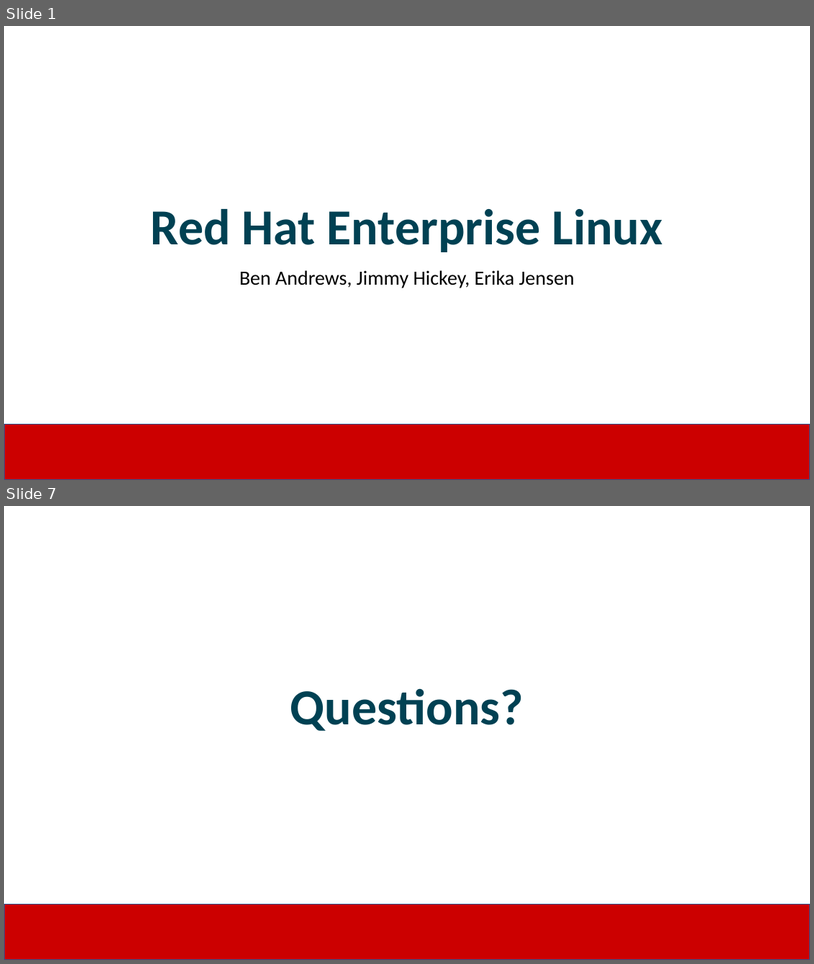
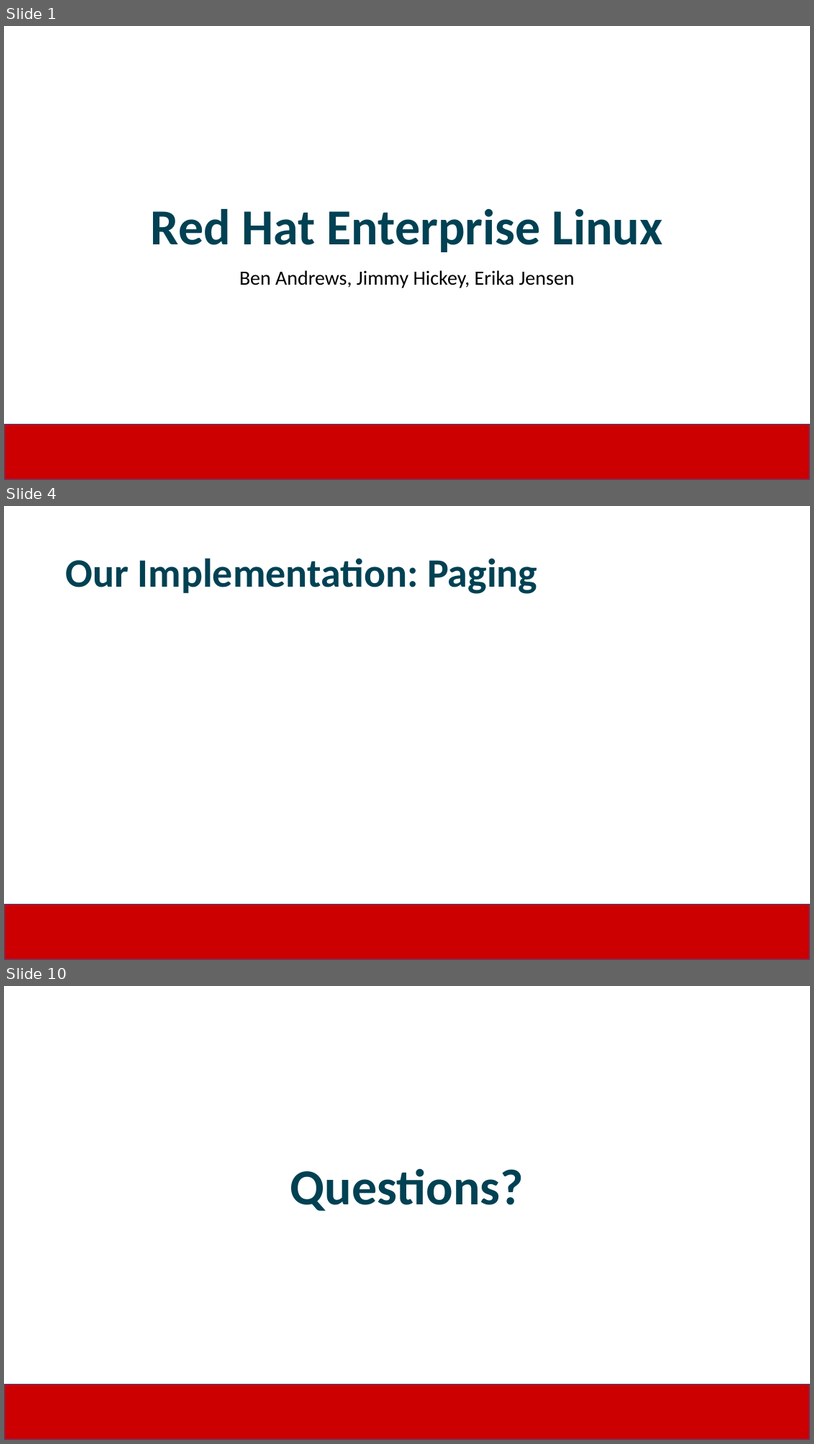
Before and after one commit to JimmyJHickey/Rambunctious-Homunculi, a slide deck: reports/RedHat_Presentation.pptx. Shown one above the other, each under a label of ours: slides 1 and 7 before the commit, slides 1, 4 and 10 after it; the slides between them are not shown. The pictures are 814x964 and 814x1444 pixels, drawn with LibreOffice and Linux fonts; fonts in the diff are those of the drawing; background and template pictures are left out. Boxes give left, top, right and bottom in pixels: in the first picture for what was removed or moved away, otherwise in the second. Text is boxed around its words. In the diff, an @@ line names an element or a change of style, - is before the commit and + after.

```diff
--- a/reports/RedHat_Presentation.pptx
+++ b/reports/RedHat_Presentation.pptx
@@ slide 4 added at <box>4,506,810,960</box>, background #FFFFFF; not listed: 1 template element that a slide beside it also shows @@
@@ title added at <box>65,558,538,594</box>, 48 pt, text #004153, bold @@
+Our Implementation: Paging
@@ what was slide 7 is now slide 10 @@
```
Also in this commit, not shown: 4 slides changed, 3 other slides added, 1 slide removed.
